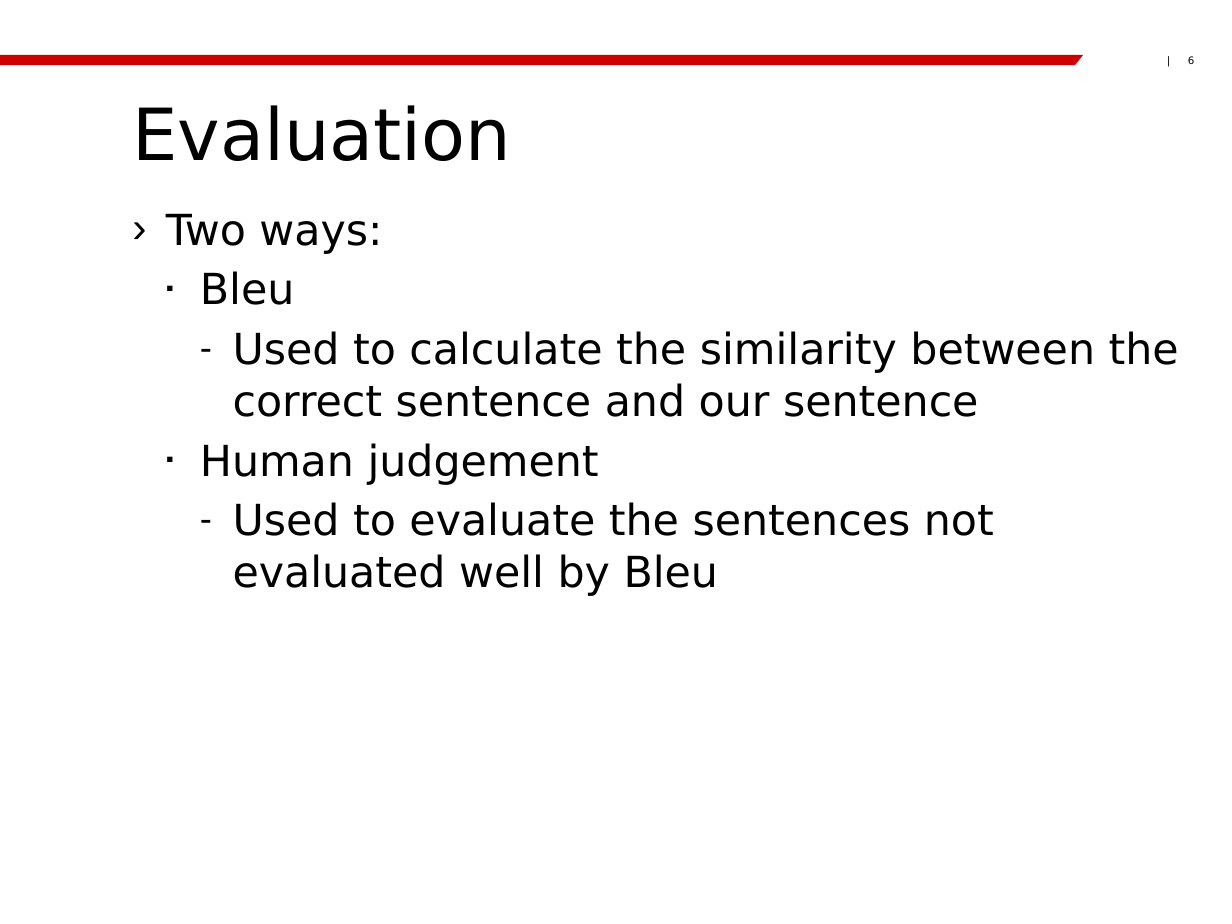
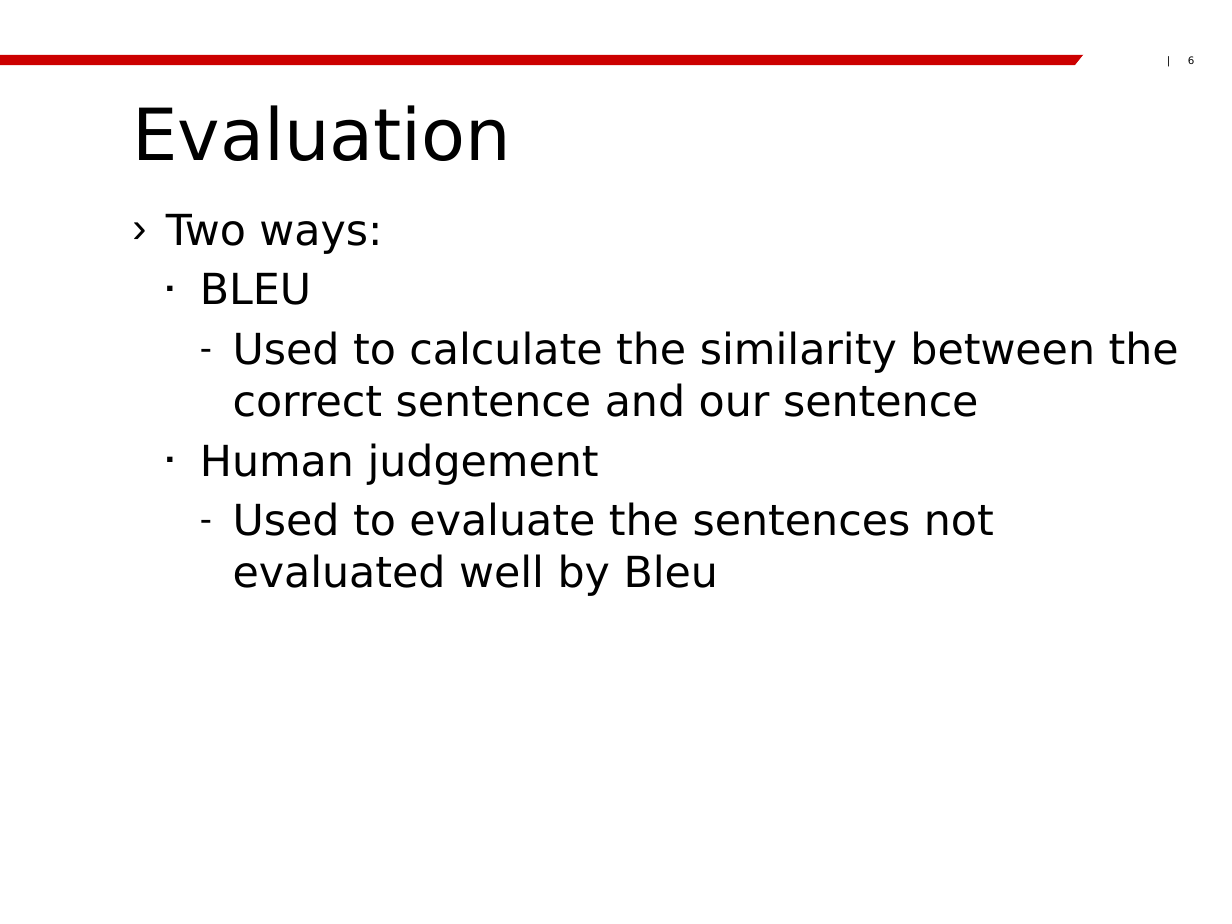
Before and after one commit to DaphneGroot/SemanticWebTechnology, a slide deck: slide 6 of presentation final project.pptx. Drawn at 1232x924 pixels with LibreOffice and Linux fonts; fonts in the diff are those of the drawing; background and template pictures are left out. Boxes give left, top, right and bottom in pixels: in the first picture for what was removed or moved away, otherwise in the second. Text is boxed around its words. In the diff, an @@ line names an element or a change of style, - is before the commit and + after.

```diff
--- a/presentation final project.pptx
+++ b/presentation final project.pptx
@@ text at (x1=200, y1=272, x2=311, y2=305): text changed @@
-  ▪ Bleu
+  ▪ BLEU
```
Also in this commit, not shown: 2 other slides changed, 1 other file.
